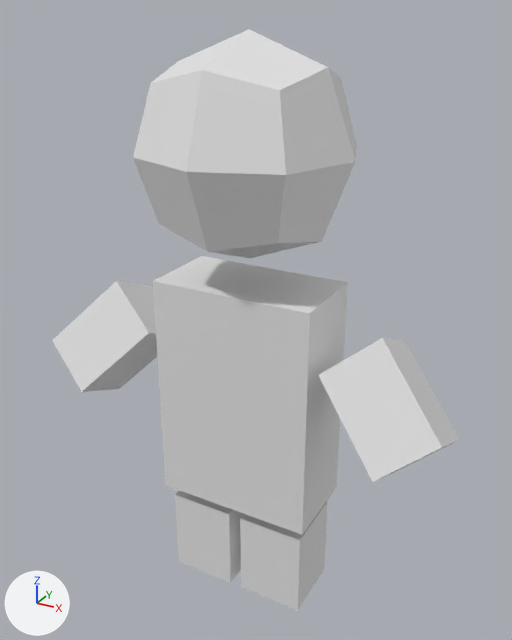
Two versions of the glTF model assets/character.glb, one commit apart.
Both versions are drawn from a 50 mm lens placed at (2.63, -4.65, 5.01), pointed at (0.02, 0.09, 2.63). The axes (+X, +Y, +Z) are drawn at lower left. The lights are the same throughout.

Names of what the first picture shows: 'body'.
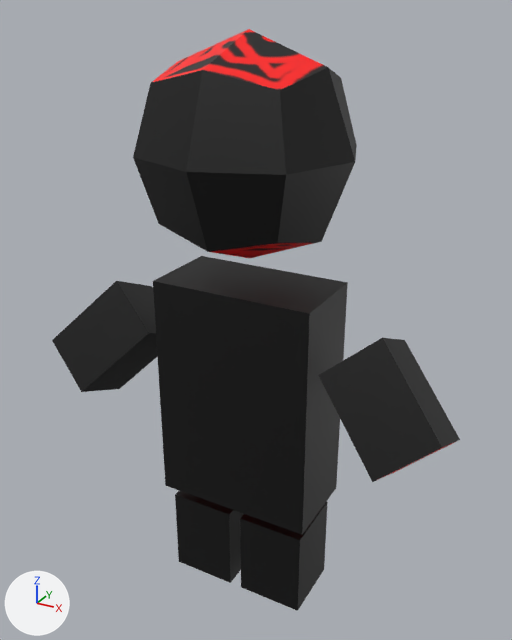
Boxes [x1, y1, x2, y2] around the edits, measured in the pictures (512 x 640 px):
```json
{"object": "body", "change": "recoloured", "before": [52, 29, 460, 611], "after": [52, 29, 460, 611], "on screen": "grey to black"}
```

The change, as JSON lines over the scene's bpy script:
```json
{"op": "add", "block": "img_debug", "code": ["img_debug = load_image('debug', '_unpacked/debug', 1024, 1024, 'sRGB')"]}
{"op": "add", "block": "mat_material_001", "code": ["mat_material_001 = principled_material('Material.001')", "mat_material_001.texture = img_debug"]}
{"block": "me_cube_002", "where": "me_cube_002.from_pydata(...)  # 66 vertices, 108 faces; spans x -1.8..1.77, y -0.83..0.84, z -0.91..3.89"}
{"op": "add", "block": "me_cube_002", "code": "me_cube_002.materials.append(mat_material_001)  # picture img_debug"}
```
